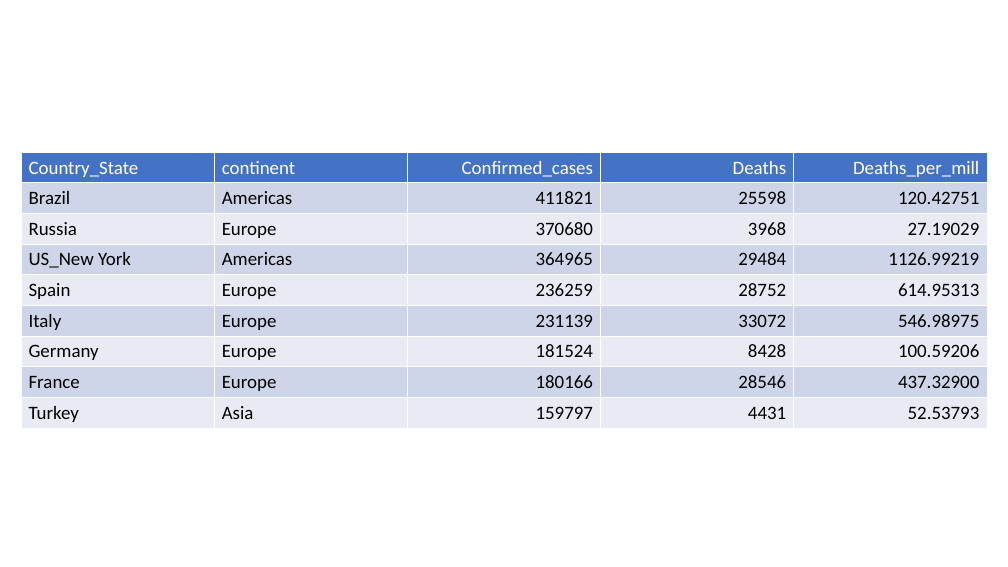
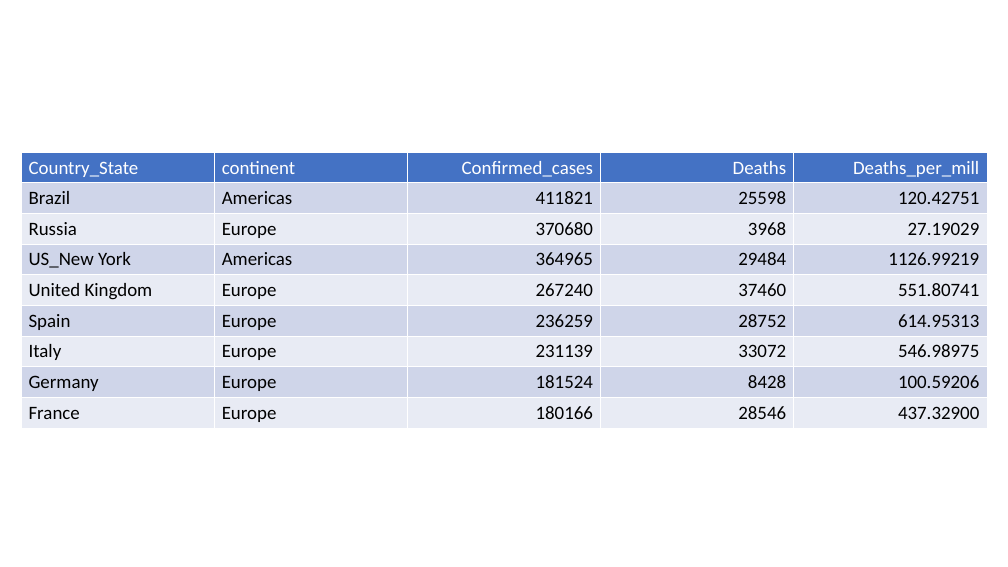
Before and after one commit to JaneWall/COVID19, a slide deck: slide 48 of COVID19_short_intro.pptx. Drawn at 1008x567 pixels with LibreOffice and Linux fonts; fonts in the diff are those of the drawing. Boxes give left, top, right and bottom in pixels: in the first picture for what was removed or moved away, otherwise in the second. Text is boxed around its words. In the diff, an @@ line names an element or a change of style, - is before the commit and + after.

```diff
--- a/COVID19_short_intro.pptx
+++ b/COVID19_short_intro.pptx
@@ table at [21, 152, 989, 511] @@
+row 5: United Kingdom | Europe | 267240 | 37460 | 551.80741
-row 9: Turkey | Asia | 159797 | 4431 | 52.53793
```
Also in this commit, not shown: 2 other slides changed, 1 other file.
